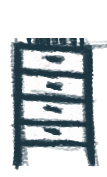
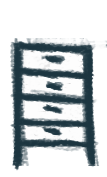
Before/after of a (107, 177) layered artwork. What changed in the layer stack:
painted on "Layer 3" over [26, 38, 85, 50]
painted on "Layer 2" over [27, 38, 85, 49]
painted on "Layer 1" over [26, 38, 95, 47]
painted on "dresser" over [14, 38, 107, 50]
painted on "dresser background" over [26, 38, 83, 46]
painted on "Layer 4" over [27, 38, 86, 50]
painted on "Layer 5" over [31, 38, 86, 49]
painted on "Layer 6" over [26, 38, 85, 49]
